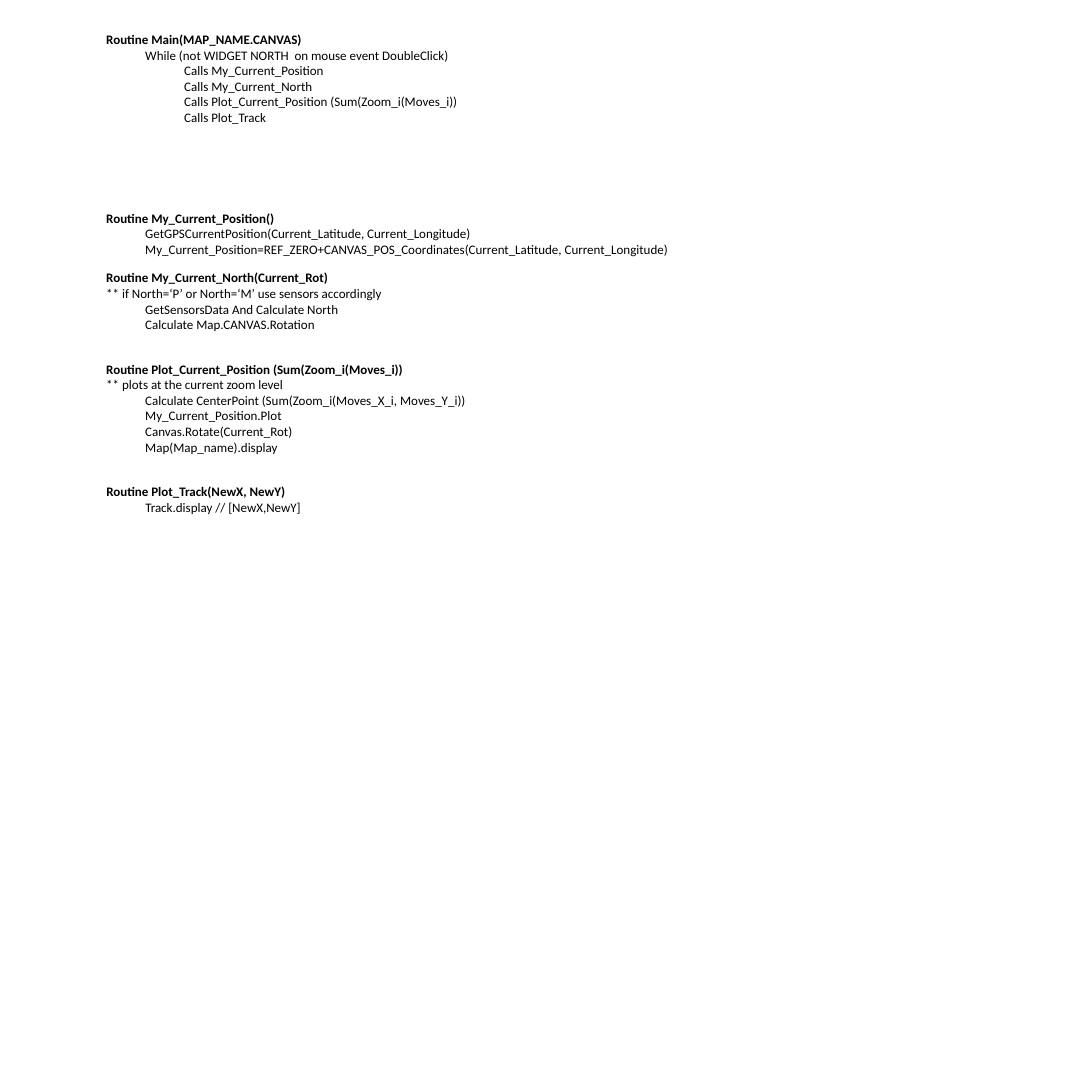
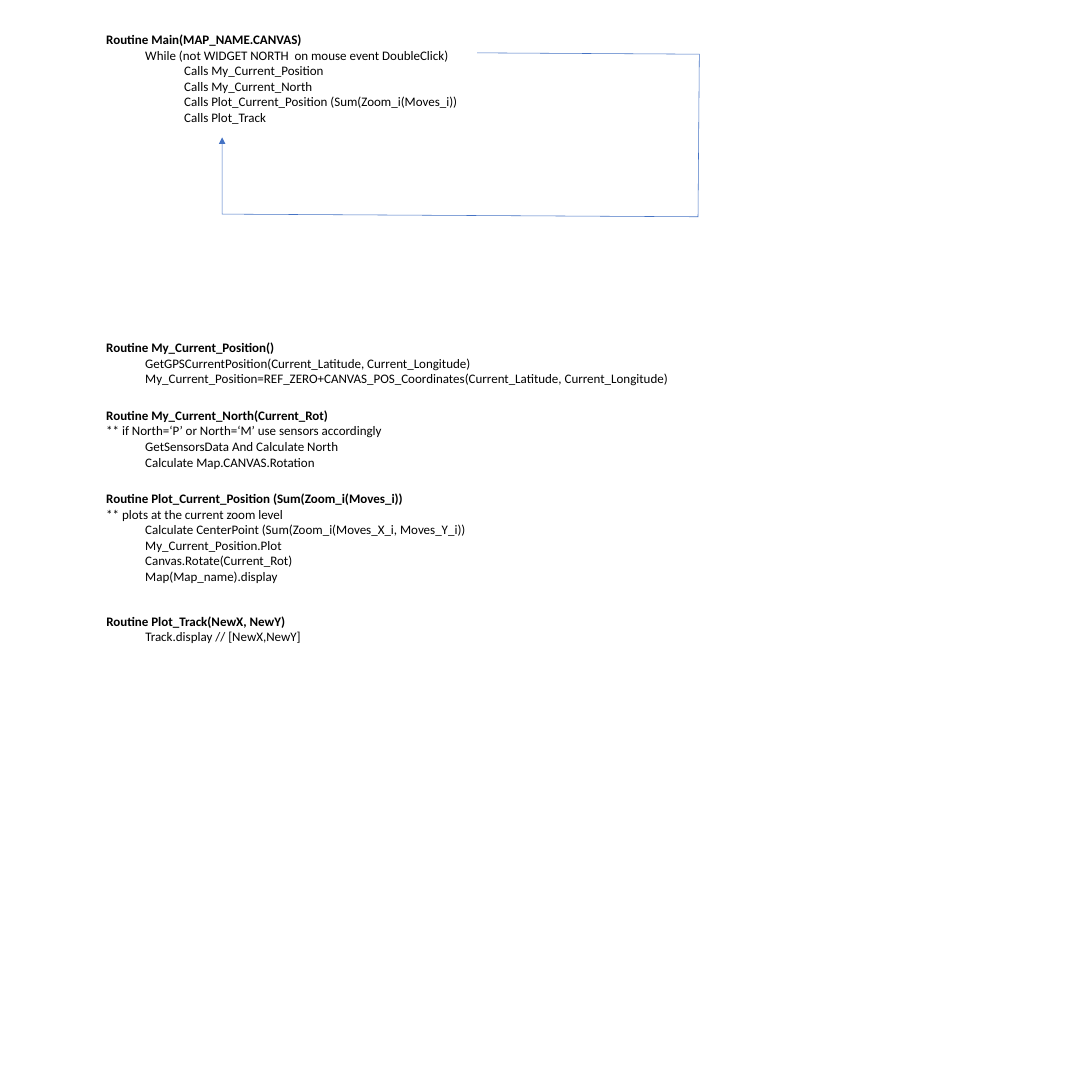
Before and after one commit to Frederic-jyrg/ouitoo, a slide deck: slide 3 of info-plotting/FlowChart.pptx. Drawn at 1092x1092 pixels with LibreOffice and Linux fonts; fonts in the diff are those of the drawing. Boxes give left, top, right and bottom in pixels: in the first picture for what was removed or moved away, otherwise in the second. Text is boxed around its words. In the diff, an @@ line names an element or a change of style, - is before the commit and + after.

```diff
--- a/info-plotting/FlowChart.pptx
+++ b/info-plotting/FlowChart.pptx
@@ freeform shape added at (222,53,700,217), outline #4472C4 0.5 pt @@
@@ text "Routine My_Current_North(Current_Rot)": place and size @@
-text "Routine My_Current_North(Current_Rot)" at (106,272,382,331)
+text "Routine My_Current_North(Current_Rot)" at (106,410,382,469)
@@ 3 texts: place and size @@
-3 texts at (106,213,668,514)
+3 texts at (106,342,668,643)
```
